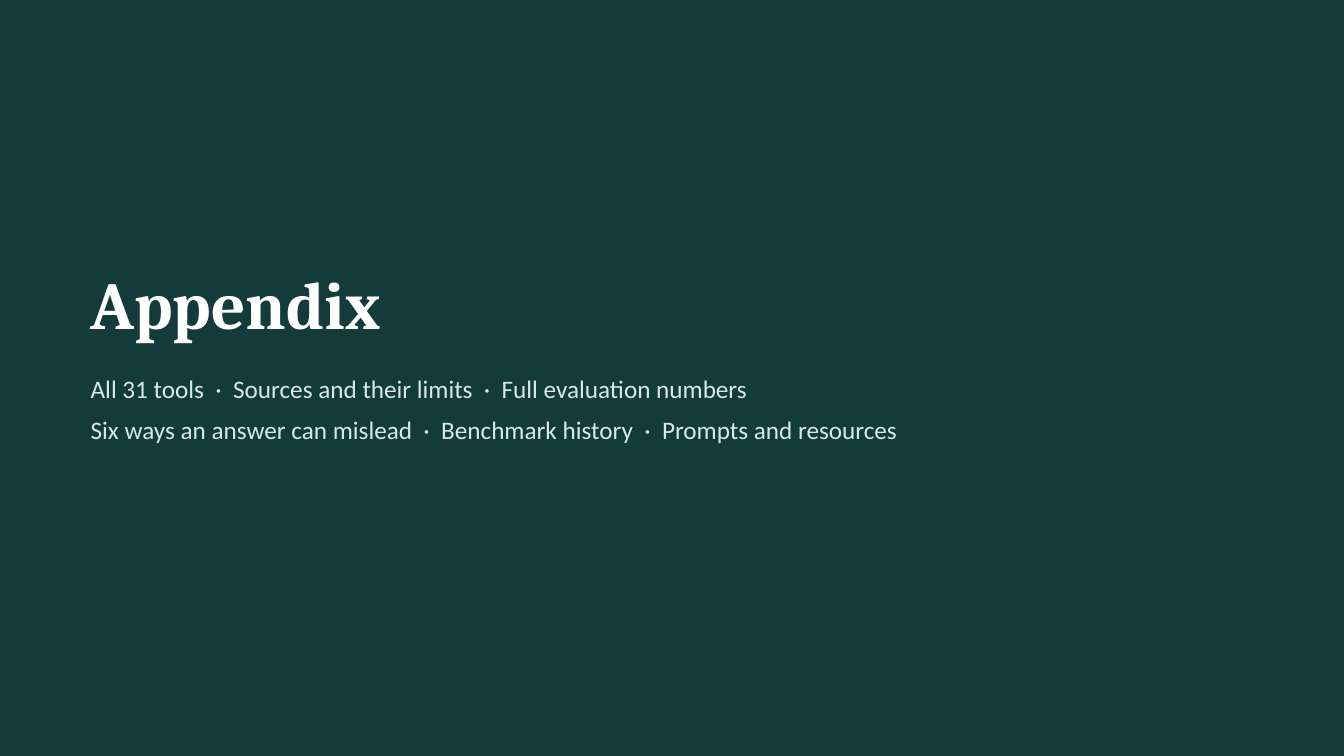
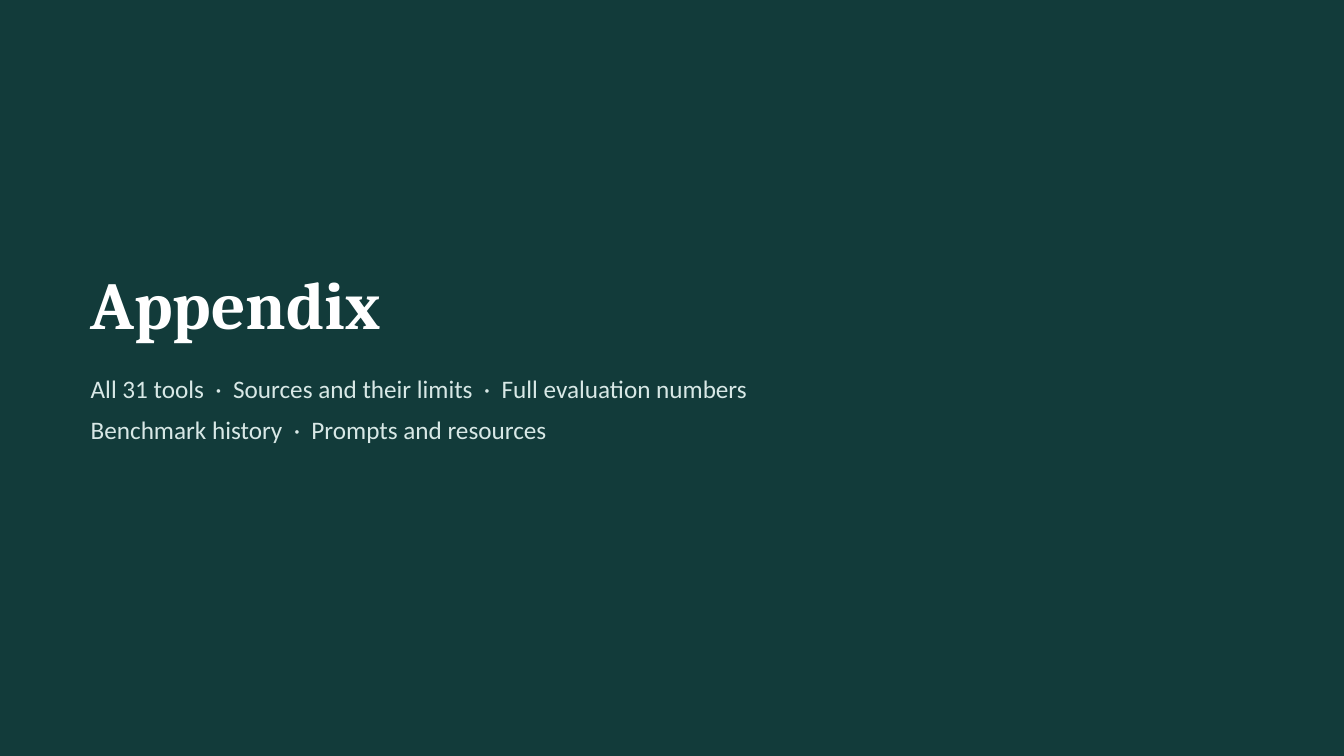
Before and after one commit to gpiat333/Parent-Child-Pharmacology-MCP, a slide deck: slide 27 of presentation/Parent-child Pharmacology MCP — Hackathon deck v6.pptx (slide 25 before the commit). Drawn at 1344x756 pixels with LibreOffice and Linux fonts; fonts in the diff are those of the drawing. Boxes give left, top, right and bottom in pixels: in the first picture for what was removed or moved away, otherwise in the second. Text is boxed around its words. In the diff, an @@ line names an element or a change of style, - is before the commit and + after.

```diff
--- a/presentation/Parent-child Pharmacology MCP — Hackathon deck v6.pptx
+++ b/presentation/Parent-child Pharmacology MCP — Hackathon deck v6.pptx
@@ text at (91,421,547,443): text changed @@
-Six ways an answer can mislead · Benchmark history · Prompts and resources
+Benchmark history · Prompts and resources
```
Also in this commit, not shown: 15 other slides changed, 1 slide added, 3 other files.
